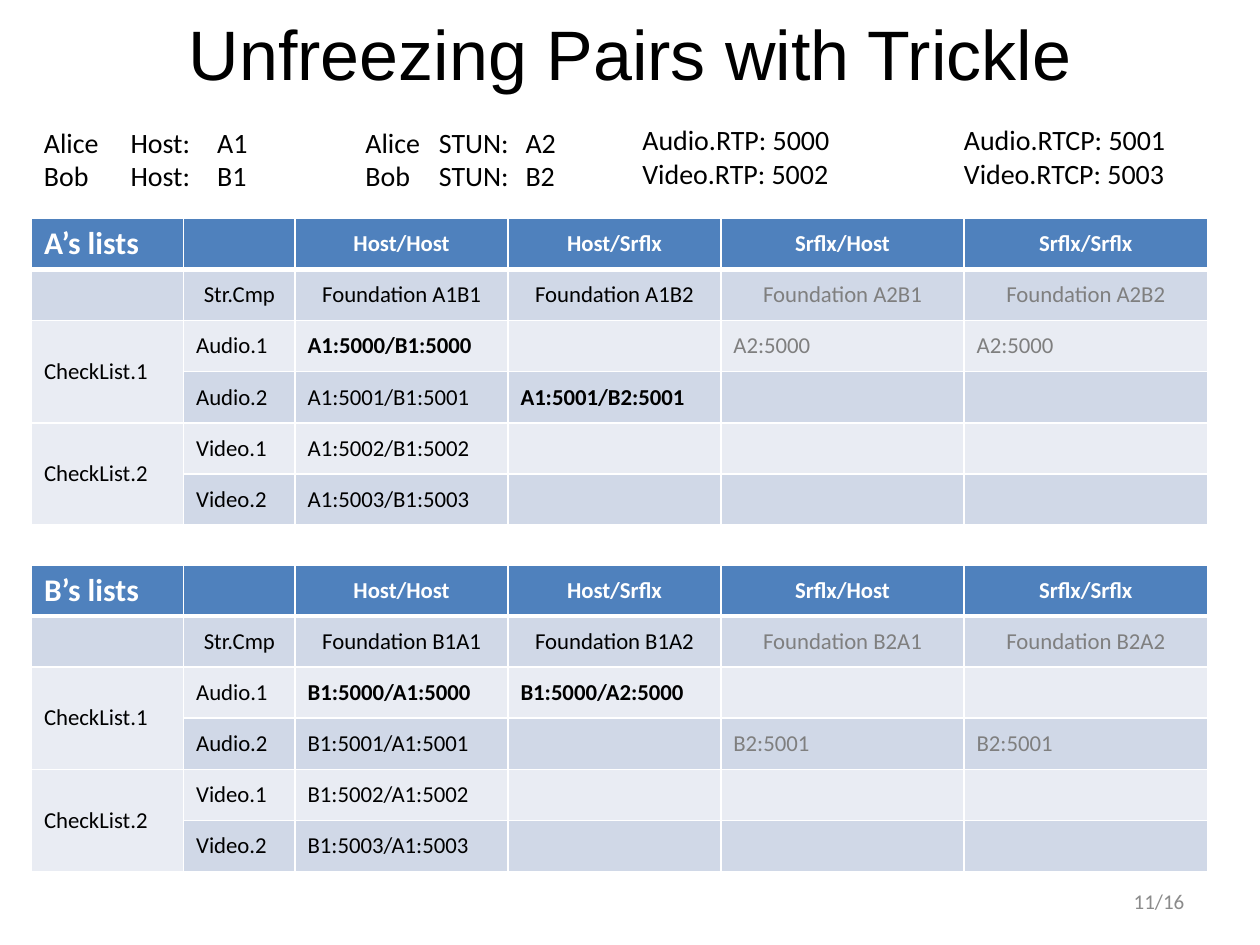
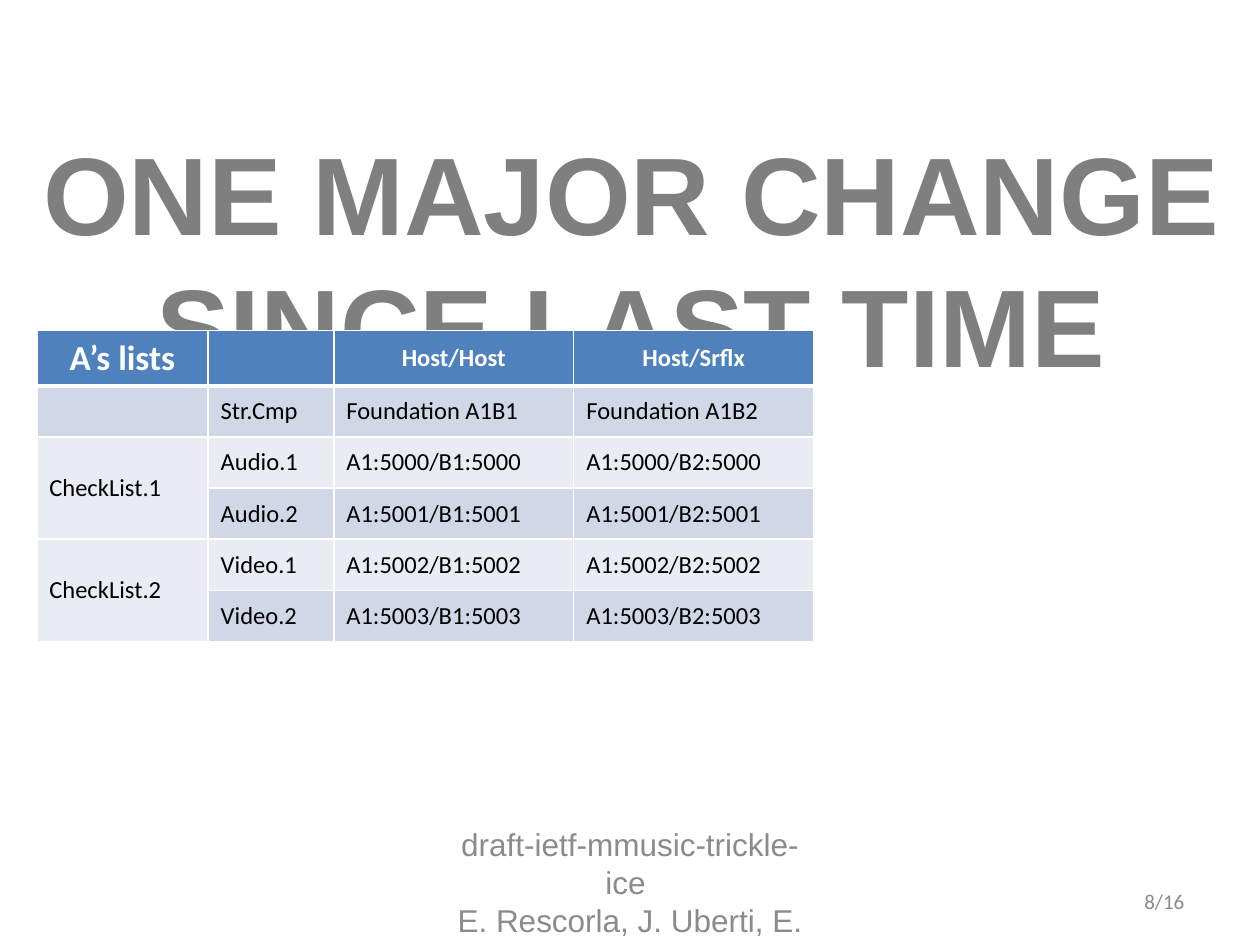
Before and after one commit to emcho/trickle-ice, a slide deck: slide 8 of slides/trickle-ice-iet87-berlin.pptx (slide 11 before the commit). Drawn at 1260x945 pixels with LibreOffice and Linux fonts; fonts in the diff are those of the drawing. Boxes give left, top, right and bottom in pixels: in the first picture for what was removed or moved away, otherwise in the second. Text is boxed around its words. In the diff, an @@ line names an element or a change of style, - is before the commit and + after.

```diff
--- a/slides/trickle-ice-iet87-berlin.pptx
+++ b/slides/trickle-ice-iet87-berlin.pptx
@@ title removed at (x1=189, y1=29, x2=1071, y2=93) @@
-Unfreezing Pairs with Trickle
@@ text removed at (x1=44, y1=133, x2=556, y2=187) @@
-Alice Host: A1 Alice STUN: A2
-Bob Host: B1 Bob STUN: B2
@@ text removed at (x1=642, y1=130, x2=1166, y2=185) @@
-Audio.RTP: 5000 Audio.RTCP: 5001
-Video.RTP: 5002 Video.RTCP: 5003
@@ title added at (x1=43, y1=158, x2=1219, y2=387), 63 pt, text #7F7F7F, bold @@
+ONE MAJOR CHANGE SINCE LAST TIME
@@ table at (x1=37, y1=330, x2=813, y2=640) @@
-column 4: Host/Srflx | Foundation A1B2 |  | A1:5001/B2:5001 |  | 
-column 5: Srflx/Host | Foundation A2B1 | A2:5000 |  |  | 
-column 6: Srflx/Srflx | Foundation A2B2 | A2:5000 |  |  | 
+column 4: Host/Srflx | Foundation A1B2 | A1:5000/B2:5000 | A1:5001/B2:5001 | A1:5002/B2:5002 | A1:5003/B2:5003
@@ table resized from (x1=32, y1=218, x2=1208, y2=524) to (x1=37, y1=330, x2=813, y2=640) @@
@@ table removed at (x1=32, y1=564, x2=1208, y2=871), 6 rows, 6 columns @@
-B’s lists |  | Host/Host | Host/Srflx | Srflx/Host | Srflx/Srflx
- | Str.Cmp | Foundation B1A1 | Foundation B1A2 | Foundation B2A1 | Foundation B2A2
-CheckList.1 | Audio.1 | B1:5000/A1:5000 | B1:5000/A2:5000 |  | 
- | Audio.2 | B1:5001/A1:5001 |  | B2:5001 | B2:5001
-CheckList.2 | Video.1 | B1:5002/A1:5002 |  |  | 
- | Video.2 | B1:5003/A1:5003 |  |  | 
@@ text added at (x1=458, y1=833, x2=802, y2=936), 18 pt, text #8C8C8C @@
+draft-ietf-mmusic-trickle-ice
+E. Rescorla, J. Uberti, E. Ivov
@@ page number at (x1=1144, y1=894, x2=1184, y2=910): text changed @@
-11/16
+8/16
```
Also in this commit, not shown: 2 other slides changed, 27 slides added, 11 slides removed, 11 other files.
